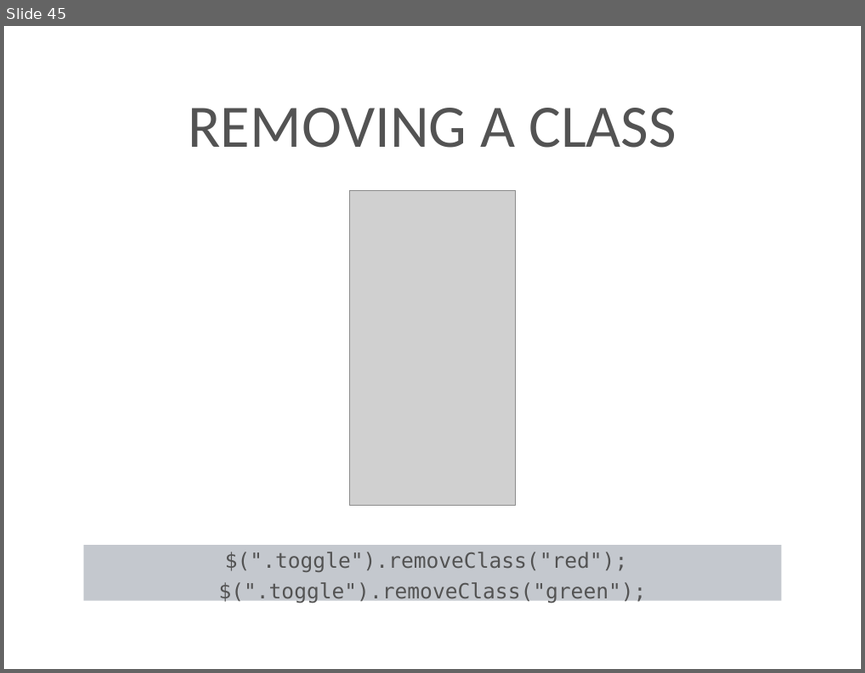
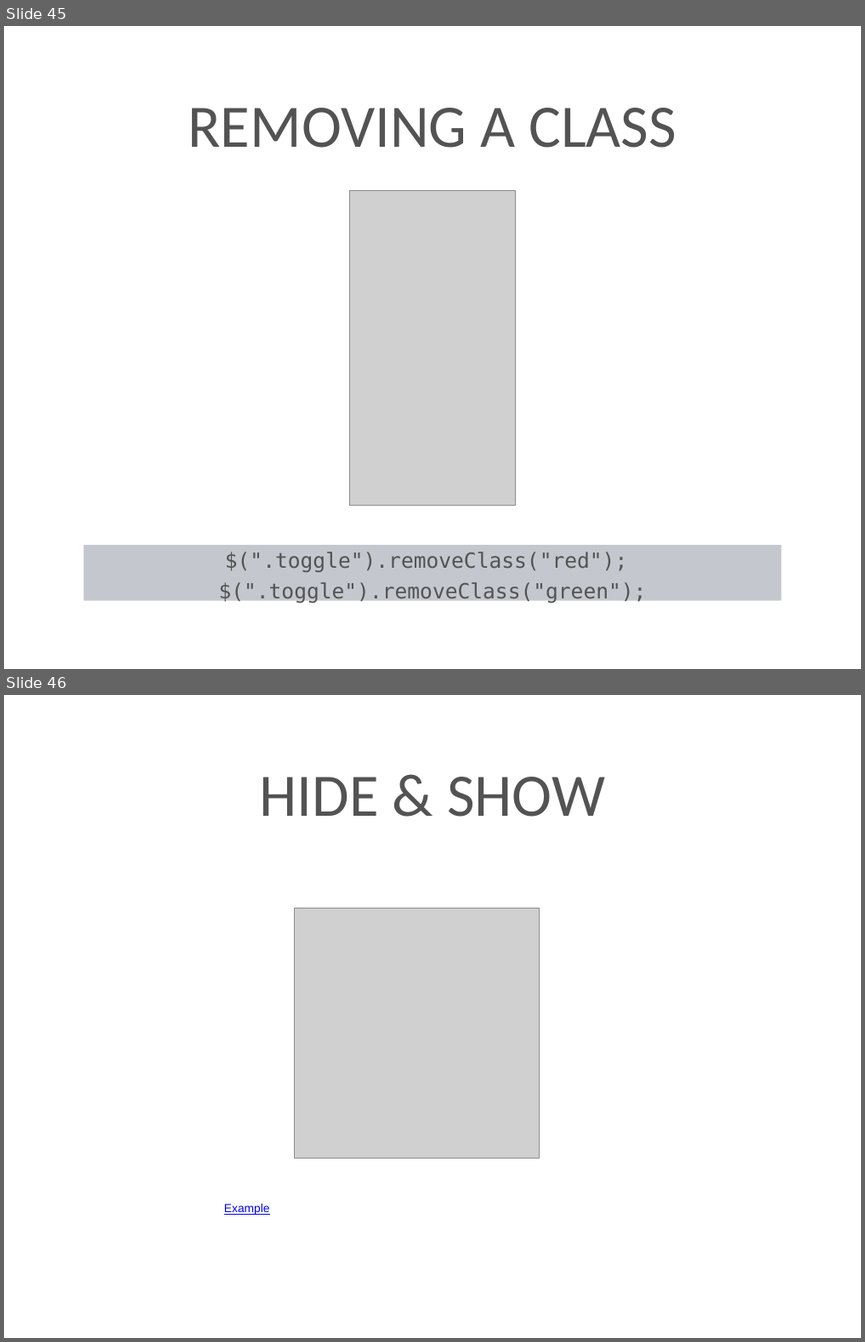
Before and after one commit to kenton-steiner18/Techtasks, a slide deck: presentation/jQuery.pptx. Shown one above the other, each under a label of ours: slide 45 before the commit, slides 45 and 46 after it. The pictures are 865x673 and 865x1342 pixels, drawn with LibreOffice and Linux fonts; fonts in the diff are those of the drawing; grey boxes stand for pictures; background and template pictures are left out. Boxes give left, top, right and bottom in pixels: in the first picture for what was removed or moved away, otherwise in the second. Text is boxed around its words. In the diff, an @@ line names an element or a change of style, - is before the commit and + after.

```diff
--- a/presentation/jQuery.pptx
+++ b/presentation/jQuery.pptx
@@ slide 46 added at [4,695,861,1338], background picture (left out) @@
@@ title added at [260,777,605,817], 72 pt, text #535353 @@
+HIDE & SHOW
@@ picture added at [294,908,539,1157] @@
@@ text added at [224,1203,270,1214], 14 pt, text #0000FF, underline @@
+Example
```
Also in this commit, not shown: 2 slides changed, 1 other slide added, 1 slide removed.
